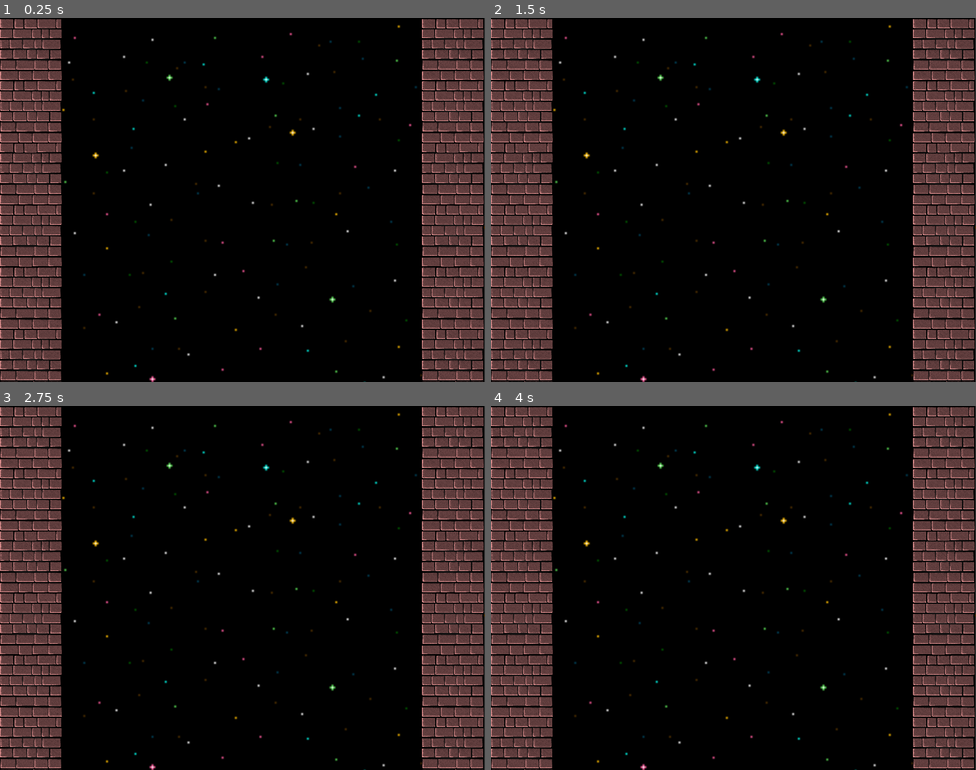
Above: before the commit, frames 1-4 (two rows, left to right).
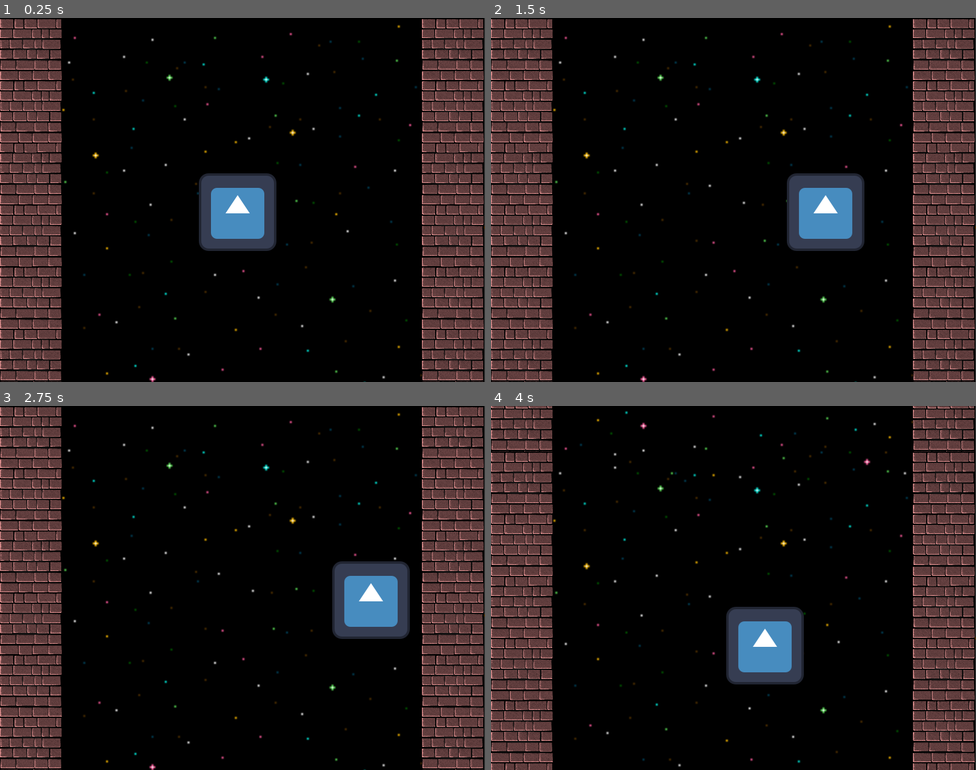
Above: after the commit, the same moments.

Repository: arko-poet/godot-games
Game: Godot game, scene res://tower.tscn
Two runs of this game, one before a commit and one after it. Both use one fixed random seed, a clock stepped at 60 frames per second and the inputs below. The project has no main scene, so this scene is started directly. The engine's default icon, where the game draws it, is replaced by a stand-in: a white triangle on a blue panel in a dark square.
Inputs:
- Up to frame 1 (0.25 s): no input
- Up to frame 2 (1.5 s): tap Enter at 0.5 s; hold D (move_right, bound only after the commit) 0.53-1.28 s; hold A (move_left, bound only after the commit) from 1.28 s (still down)
- Up to frame 3 (2.75 s): release A (move_left, bound only after the commit) at 2.03 s; hold D (move_right, bound only after the commit) from 2.03 s (still down)
- Up to frame 4 (4 s): release D (move_right, bound only after the commit) at 2.78 s; hold W (move_up, bound only after the commit) 2.78-3.53 s; hold A (move_left, bound only after the commit) from 3.53 s (still down)

The runs differ from the first frame. In frame 1, 3.4% of the frame differs, in the area x 41-57%, y 42-64%; in frame 2, 3.4%; in frame 3, 3.4%; in frame 4, 18%, in the area x 0-100%, y 0-100%.

Commit message:
feat(tower): player movement and wall collision

Diff:
--- /dev/null
+++ b/tower/player.gd
@@ -0,0 +1,9 @@
+extends CharacterBody2D
+
+func _physics_process(_delta: float) -> void:
+	velocity = Vector2.ZERO
+	if Input.is_action_pressed("move_left"):
+		velocity.x = -400
+	if Input.is_action_pressed("move_right"):
+		velocity.x = 400
+	move_and_slide()
--- a/tower/project.godot
+++ b/tower/project.godot
@@ -23,9 +23,24 @@
 
 move_up={
 "deadzone": 0.2,
-"events": [Object(InputEventKey,"resource_local_to_scene":fa …(140 unchanged characters)… d":false,"keycode":0,"physical_keycode":4194320,"key_label":0,"unicode":0,"location":0,"echo":false,"script":null)
+"events": [Object(InputEventKey,"resource_local_to_scene":fa …(140 unchanged characters)… d":false,"keycode":0,"physical_keycode":87,"key_label":0,"unicode":119,"location":0,"echo":false,"script":null)
 ]
 }
+move_left={
+"deadzone": 0.2,
+"events": [Object(InputEventKey,"resource_local_to_scene":false,"resource_name":"","device":-1,"window_id":0,"alt_pressed":false,"shift_pressed":false,"ctrl_pressed":false,"meta_pressed":false,"pressed":false,"keycode":0,"physical_keycode":65,"key_label":0,"unicode":97,"location":0,"echo":false,"script":null)
+]
+}
+move_right={
+"deadzone": 0.2,
+"events": [Object(InputEventKey,"resource_local_to_scene":false,"resource_name":"","device":-1,"window_id":0,"alt_pressed":false,"shift_pressed":false,"ctrl_pressed":false,"meta_pressed":false,"pressed":false,"keycode":0,"physical_keycode":68,"key_label":0,"unicode":100,"location":0,"echo":false,"script":null)
+]
+}
+
+[layer_names]
+
+2d_physics/layer_1="player"
+2d_physics/layer_2="wall"
 
 [physics]
 
--- a/tower/tower.tscn
+++ b/tower/tower.tscn
@@ -4,12 +4,17 @@
 [ext_resource type="Texture2D" uid="uid://ctq8t6bmq6wkv" path="res://sprites/stars.png" id="1_vedim"]
 [ext_resource type="Script" uid="uid://ciu6xd7wu5kar" path="res://camera.gd" id="3_stebd"]
 [ext_resource type="Texture2D" uid="uid://dvl5oqupugse3" path="res://sprites/brickwall.png" id="4_jbe1c"]
+[ext_resource type="Script" uid="uid://dlk4ojdr4qufi" path="res://player.gd" id="5_lny5m"]
+[ext_resource type="Texture2D" uid="uid://bjwsakoadnovr" path="res://icon.svg" id="6_4ibu2"]
 
 [sub_resource type="RectangleShape2D" id="RectangleShape2D_jbe1c"]
 size = Vector2(104, 600)
 
 [sub_resource type="RectangleShape2D" id="RectangleShape2D_vxmma"]
 size = Vector2(104, 600)
+
+[sub_resource type="RectangleShape2D" id="RectangleShape2D_tdbe0"]
+size = Vector2(128, 128)
 
 [node name="Tower" type="Node2D" unique_id=385049633]
 script = ExtResource("3_stebd")
@@ -52,13 +57,29 @@
 region_rect = Rect2(0, 0, 1024, 6144)
 
 [node name="LeftWall" type="StaticBody2D" parent="." unique_id=1024174384]
+collision_layer = 2
+collision_mask = 0
 
 [node name="Collision" type="CollisionShape2D" parent="LeftWall" unique_id=1218415816]
 position = Vector2(52, 300)
 shape = SubResource("RectangleShape2D_jbe1c")
 
 [node name="RightWall" type="StaticBody2D" parent="." unique_id=1440512667]
+collision_layer = 2
+collision_mask = 0
 
 [node name="Collision" type="CollisionShape2D" parent="RightWall" unique_id=710097485]
 position = Vector2(748, 300)
 shape = SubResource("RectangleShape2D_vxmma")
+
+[node name="Player" type="CharacterBody2D" parent="." unique_id=314330960]
+position = Vector2(392, 320)
+collision_mask = 2
+script = ExtResource("5_lny5m")
+metadata/_edit_group_ = true
+
+[node name="Sprite2D" type="Sprite2D" parent="Player" unique_id=1807186779]
+texture = ExtResource("6_4ibu2")
+
+[node name="CollisionShape2D" type="CollisionShape2D" parent="Player" unique_id=61578451]
+shape = SubResource("RectangleShape2D_tdbe0")
Not shown, added: tower/player.gd.uid
